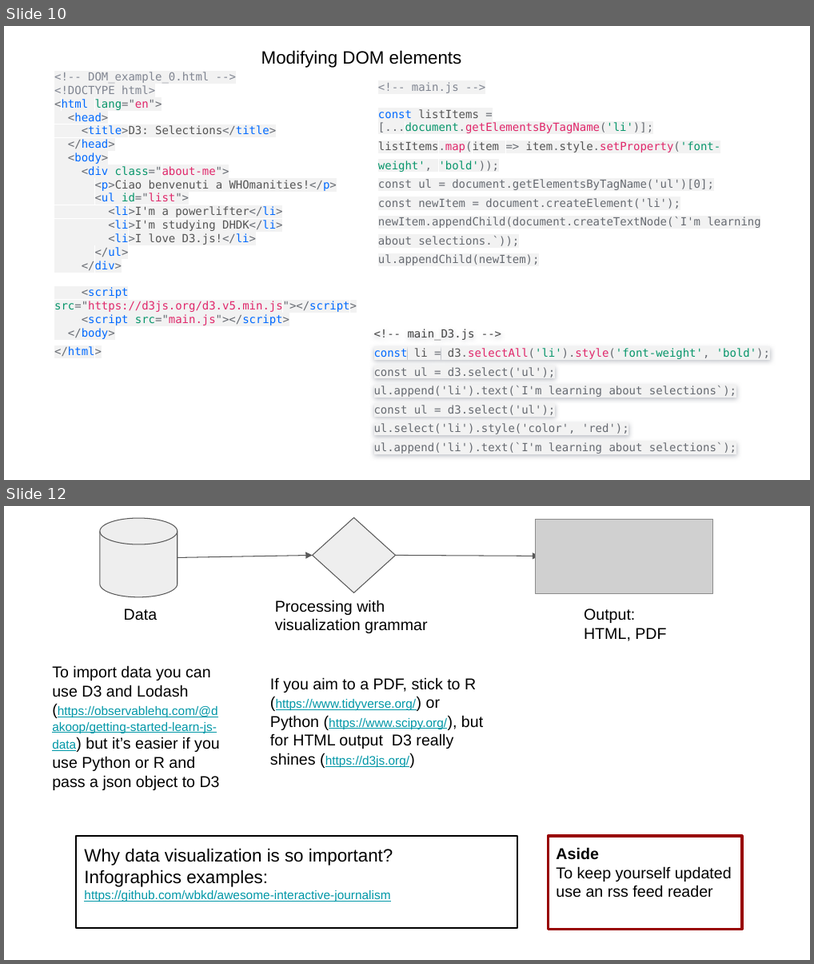
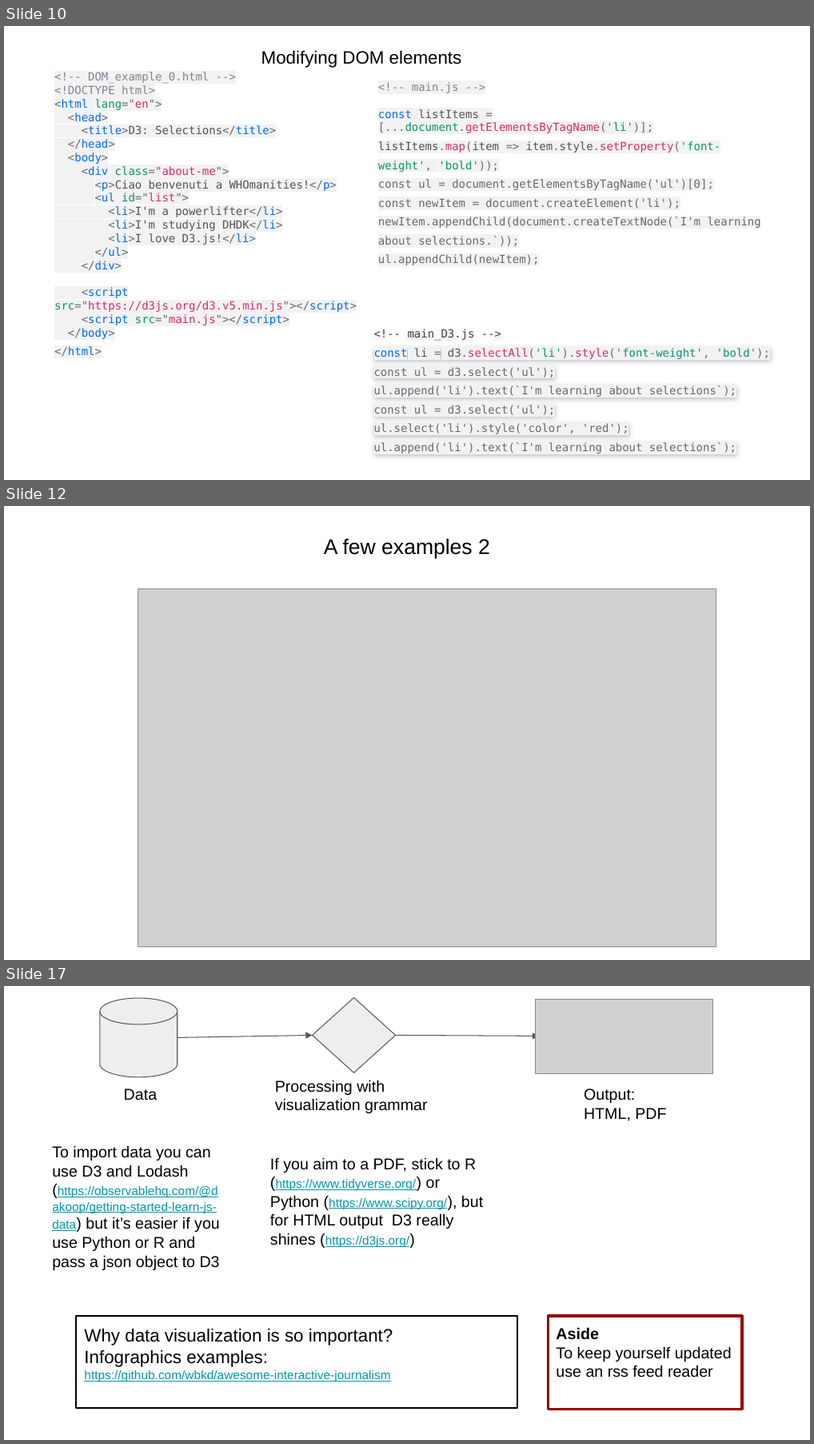
Before and after one commit to claudiotubertini/WHOmanities, a slide deck: Client-side_Data_Visualization.pptx. Shown one above the other, each under a label of ours: slides 10 and 12 before the commit, slides 10, 12 and 17 after it; the slides between them are not shown. The pictures are 814x964 and 814x1444 pixels, drawn with LibreOffice and Linux fonts; fonts in the diff are those of the drawing; grey boxes stand for pictures. Boxes give left, top, right and bottom in pixels: in the first picture for what was removed or moved away, otherwise in the second. Text is boxed around its words. In the diff, an @@ line names an element or a change of style, - is before the commit and + after.

```diff
--- a/Client-side_Data_Visualization.pptx
+++ b/Client-side_Data_Visualization.pptx
@@ slide 12 added at [4, 506, 810, 960], background #FFFFFF @@
@@ title added at [324, 538, 490, 558], 19 pt, text #000000 @@
+A few examples 2
@@ picture added at [138, 589, 717, 946] @@
@@ what was slide 12 is now slide 17 @@
```
Also in this commit, not shown: 5 other slides added, 1 slide removed, 2 other files.
